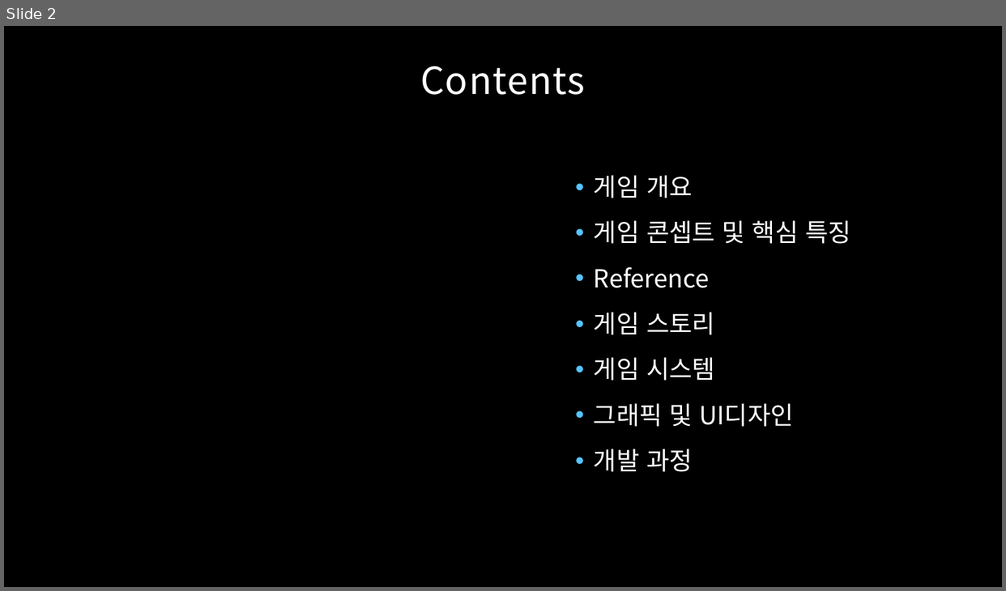
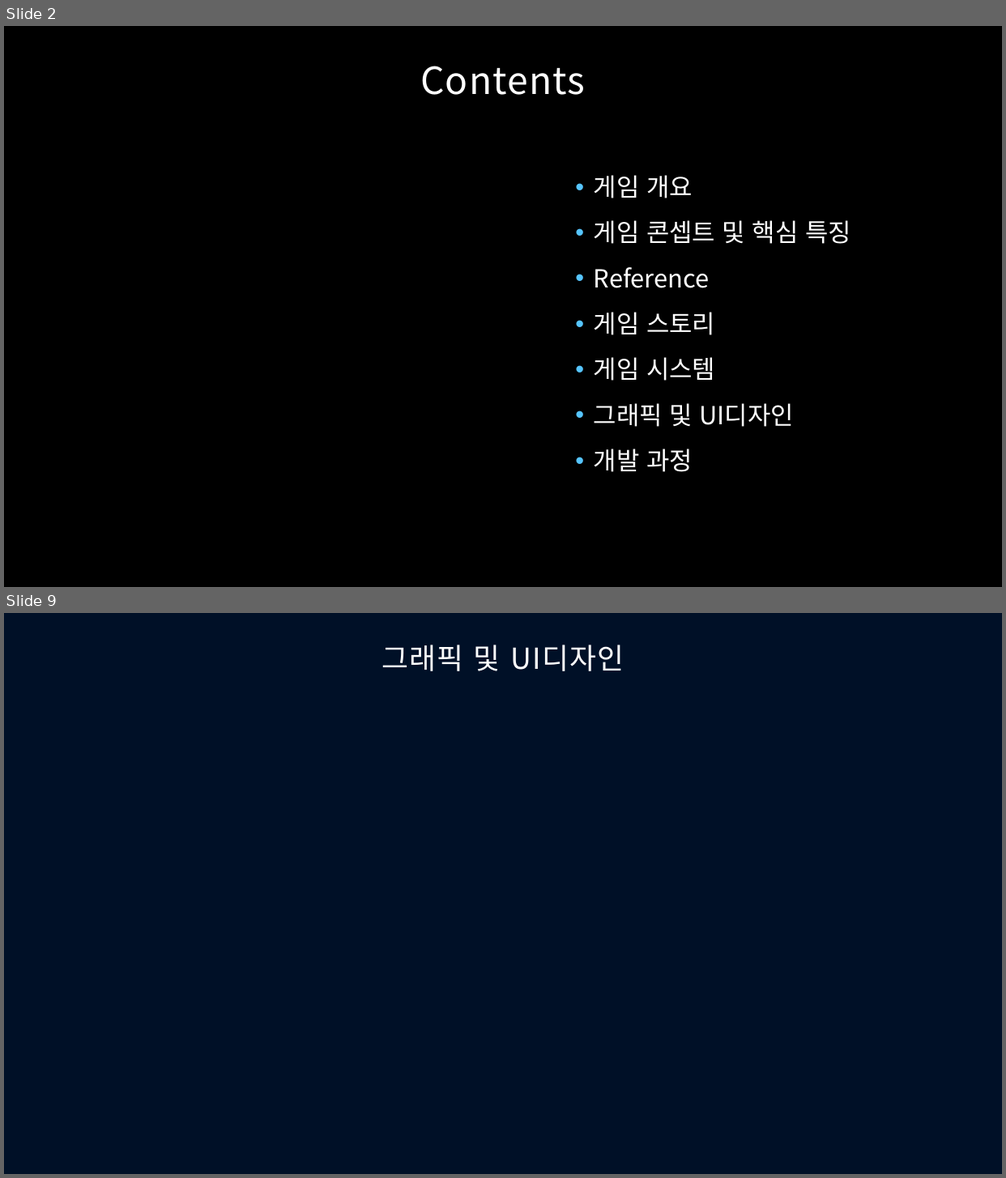
Before and after one commit to SoljikNim/MBC_DownThere, a slide deck: The Deep.pptx. Shown one above the other, each under a label of ours: slide 2 before the commit, slides 2 and 9 after it; the slides between them are not shown. The pictures are 1006x591 and 1006x1178 pixels, drawn with LibreOffice and Linux fonts; fonts in the diff are those of the drawing; background and template pictures are left out. Boxes give left, top, right and bottom in pixels: in the first picture for what was removed or moved away, otherwise in the second. Text is boxed around its words. In the diff, an @@ line names an element or a change of style, - is before the commit and + after.

```diff
--- a/The Deep.pptx
+++ b/The Deep.pptx
@@ slide 9 added at (x1=4, y1=613, x2=1002, y2=1174), background #001027 @@
@@ text added at (x1=381, y1=645, x2=624, y2=671), 27.9 pt, text #FFFFFF @@
+그래픽 및 UI디자인
```
Also in this commit, not shown: 4 slides changed, 3 other slides added, 8 slides removed, 3 other files.
